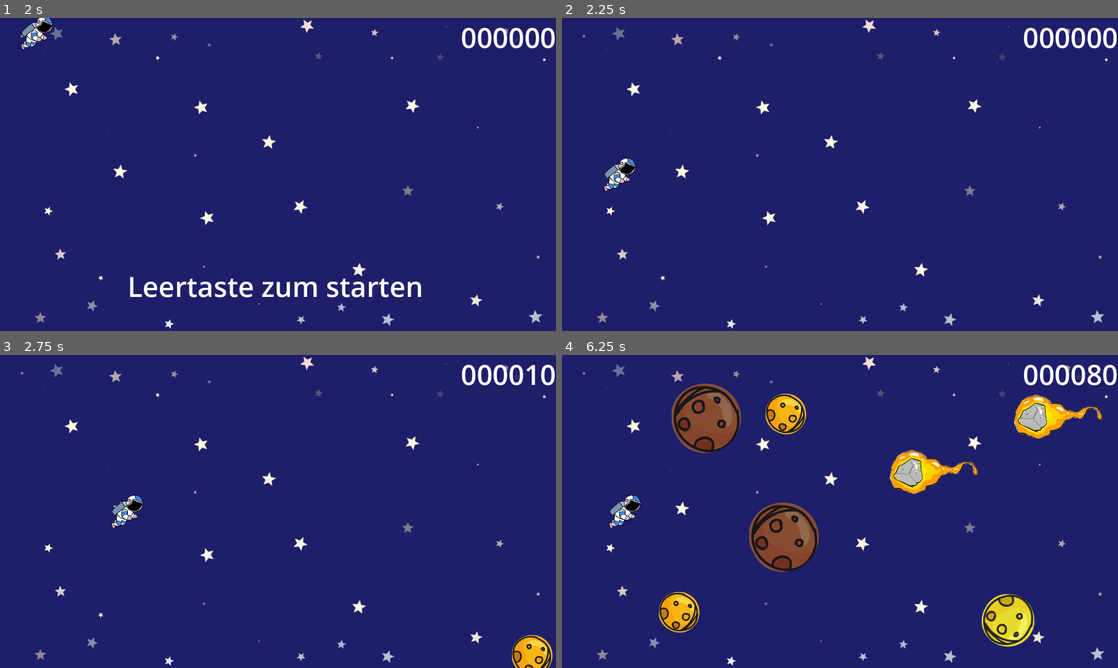
Above: before the commit, frames 1-4 (two rows, left to right).
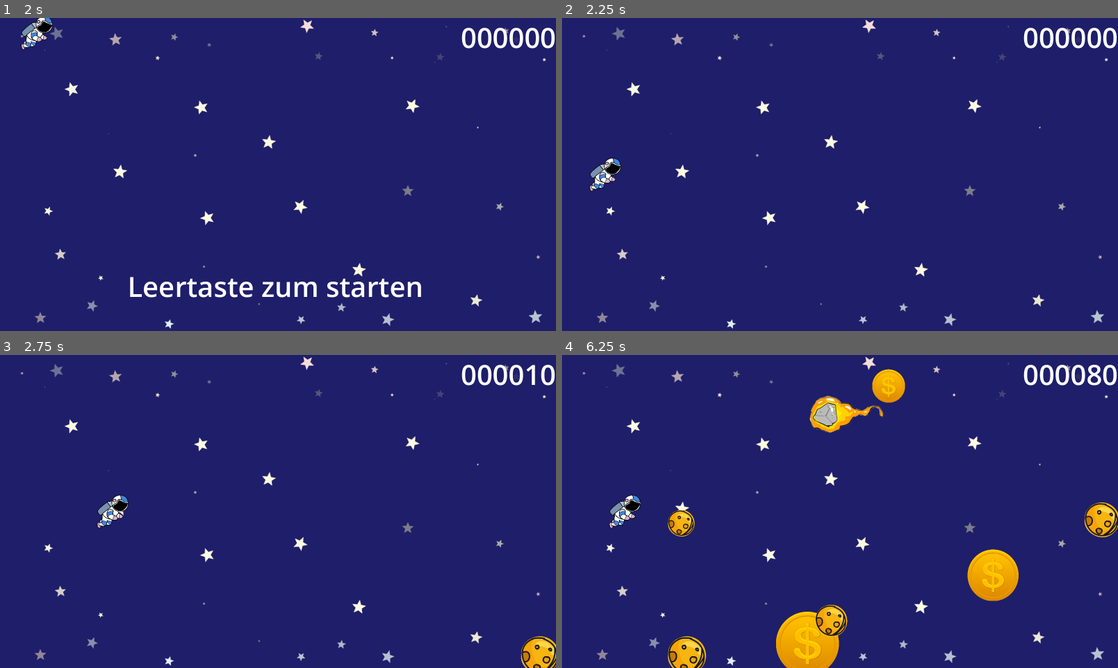
Above: after the commit, the same moments.

Repository: bronipan/Astronaut
Game: Godot game, scene res://astronaut.tscn
Two runs of this game, one before a commit and one after it. Both use one fixed random seed, a clock stepped at 60 frames per second and the inputs below.
Inputs:
- Up to frame 1 (2 s): tap Enter at 0.5 s; hold Right (rechts) 0.53-1.28 s; hold Up (rauf) 0.53-1.28 s; hold Left (links) from 1.28 s (still down); tap Down (runter) at 1.35 s
- Up to frame 2 (2.25 s): release Left (links) at 2.03 s; hold Right (rechts) from 2.03 s (still down); hold Space (space) from 2.03 s (still down)
- Up to frame 3 (2.75 s): keep holding Right (rechts); keep holding Space (space)
- Up to frame 4 (6.25 s): release Space (space) at 2.78 s; tap Up (rauf) at 2.85 s; release Right (rechts) at 3.53 s; hold Down (runter) 3.53-4.28 s; hold Left (links) 3.53-5.78 s; tap Space (space) at 4.35 s; hold Up (rauf) 5.03-5.78 s; hold Right (rechts) from 5.78 s (still down); tap Down (runter) at 5.85 s

Frame 1 is identical in both runs. In frame 2, 0.6% of the frame differs, in the area x 4-14%, y 44-56%; in frame 3, 1.2%; in frame 4, 15%, in the area x 17-100%, y 4-100%.

Commit message:
Zmensovani prekazek nahodne, nutno zmensovat rucne sprite a collisionbox

Diff:
--- a/asteroid_timer.gd
+++ b/asteroid_timer.gd
@@ -7,12 +7,24 @@
 func _on_timeout() -> void:
 	erzeugteAsteroiden+=1
 	var schwierigkeit= erzeugteAsteroiden/20
+
+	# Vytvorit duplikat nahodneho potomka v nahodnem miste
 	var a=randi_range(1,get_child_count())
 	var neuerAsteroid:RigidBody2D=get_child(a-1).duplicate()
 	neuerAsteroid.visible=true
 	neuerAsteroid.position.x=1700
 	neuerAsteroid.position.y=randi_range(20,880)
+
+	# Zmensovani objektu, nutno zmenit rucne velikost sprite i collisionshape, vsechno kruznice
+	var newScale=randf_range(0.5,1)
+	print("New object ",neuerAsteroid.name," scaled ",newScale)
+	neuerAsteroid.get_node("Sprite2D").scale*=Vector2(newScale,newScale)
+	neuerAsteroid.get_node("CollisionShape2D").shape = neuerAsteroid.get_node("CollisionShape2D").shape.duplicate()
+	neuerAsteroid.get_node("CollisionShape2D").shape.radius*=newScale
+
+	# Zmenit rodice, aby se mi nehromadily u mne
 	asteroidenfeld.add_child(neuerAsteroid)
+
 	neuerAsteroid.apply_impulse(Vector2(-randf_range(300+schwierigkeit*50,
 		600+schwierigkeit*100),0))
 	Ereignisse.emit_signal("punkte",(schwierigkeit+1)*10)
--- a/astronaut.gd
+++ b/astronaut.gd
@@ -20,6 +20,11 @@
 
 
 func _on_body_entered(body: Node2D) -> void:
+	if body.get_meta("typ") == "goldmunze":
+		Ereignisse.emit_signal("punkte",1000)
+		body.queue_free()
+		return
+
 	Ereignisse.emit_signal("gameover")
 	hide()
 	$CollisionPolygon2D.set_deferred("disabled",true)
@@ -28,4 +33,5 @@
 func _on_start():
 	show()
 	position.y= get_viewport_rect().get_center().y
+	position.x=50
 	$CollisionPolygon2D.set_deferred("disabled",false)
--- a/astronaut.tscn
+++ b/astronaut.tscn
@@ -9,6 +9,7 @@
 [ext_resource type="Texture2D" uid="uid://c5milv8hb412d" path="res://Asteroid4.png" id="7_hr6iv"]
 [ext_resource type="Texture2D" uid="uid://dma772s1kay68" path="res://Sternenhimmel.png" id="8_13l12"]
 [ext_resource type="Script" uid="uid://cpo1ymcsafui6" path="res://ereignisse.gd" id="9_8mvvu"]
+[ext_resource type="Texture2D" uid="uid://mpkq1xmg7uy7" path="res://75078-trademark-symbol-dollar-us-yellow-coin.png" id="9_a5vrh"]
 [ext_resource type="Script" uid="uid://r61hq2h7l3qe" path="res://gameover.gd" id="10_hr6iv"]
 [ext_resource type="Script" uid="uid://bfo2cjg6wwfqh" path="res://pumktzahl.gd" id="10_o40to"]
 [ext_resource type="Script" uid="uid://bahbd4t6vpure" path="res://startinfo.gd" id="11_o40to"]
@@ -20,6 +21,12 @@
 radius = 76.99
 
 [sub_resource type="CircleShape2D" id="CircleShape2D_o40to"]
+radius = 96.13
+
+[sub_resource type="CircleShape2D" id="CircleShape2D_a5vrh"]
+radius = 48.28
+
+[sub_resource type="CircleShape2D" id="CircleShape2D_k5rh3"]
 radius = 96.13
 
 [sub_resource type="SystemFont" id="SystemFont_8mvvu"]
@@ -69,19 +76,21 @@
 [node name="RigidBody2D2" type="RigidBody2D" parent="asteroidTimer"]
 visible = false
 collision_mask = 0
+metadata/typ = "asteroid"
 
 [node name="Sprite2D" type="Sprite2D" parent="asteroidTimer/RigidBody2D2"]
 position = Vector2(-128, 0)
 scale = Vector2(0.69, 0.69)
 texture = ExtResource("5_8mvvu")
 
-[node name="CollisionPolygon2D" type="CollisionShape2D" parent="asteroidTimer/RigidBody2D2"]
+[node name="CollisionShape2D" type="CollisionShape2D" parent="asteroidTimer/RigidBody2D2"]
 position = Vector2(-128, 0)
 shape = SubResource("CircleShape2D_hr6iv")
 
 [node name="RigidBody2D3" type="RigidBody2D" parent="asteroidTimer"]
 visible = false
 collision_mask = 0
+metadata/typ = "asteroid"
 
 [node name="Sprite2D" type="Sprite2D" parent="asteroidTimer/RigidBody2D3"]
 position = Vector2(-185, 0)
@@ -94,15 +103,34 @@
 
 [node name="RigidBody2D4" type="RigidBody2D" parent="asteroidTimer"]
 visible = false
+position = Vector2(-216, 0)
 collision_mask = 0
+metadata/typ = "asteroid"
 
 [node name="Sprite2D" type="Sprite2D" parent="asteroidTimer/RigidBody2D4"]
-position = Vector2(-199, 0)
+position = Vector2(-59, 0)
 texture = ExtResource("7_hr6iv")
+offset = Vector2(65, 0)
 
-[node name="CollisionPolygon2D" type="CollisionPolygon2D" parent="asteroidTimer/RigidBody2D4"]
-position = Vector2(-199, 0)
-polygon = PackedVector2Array(-110, -39, -126, 6, -114, 44, -60, 62, -27, 51, -24, 39, 6, 32, 19, 9, 43, -1, 67, 3, 86, -25, 110, -24, 115, 3, 123, 7, 113, -27, 87, -28, 57, -14, 24, -19, 9, -37, -26, -39, -36, -55, -68, -61, -95, -52)
+[node name="CollisionShape2D" type="CollisionShape2D" parent="asteroidTimer/RigidBody2D4"]
+position = Vector2(-66, 0)
+shape = SubResource("CircleShape2D_a5vrh")
+
+[node name="goldmunce" type="RigidBody2D" parent="asteroidTimer"]
+visible = false
+collision_mask = 0
+metadata/typ = "goldmunze"
+metadata/hodnota = 1000
+
+[node name="Sprite2D" type="Sprite2D" parent="asteroidTimer/goldmunce"]
+position = Vector2(-216, 3)
+scale = Vector2(0.365234, 0.369141)
+texture = ExtResource("9_a5vrh")
+
+[node name="CollisionShape2D" type="CollisionShape2D" parent="asteroidTimer/goldmunce"]
+position = Vector2(-216, 3)
+shape = SubResource("CircleShape2D_k5rh3")
+one_way_collision_margin = 0.0
 
 [node name="ereignisse" type="Node" parent="."]
 script = ExtResource("9_8mvvu")
--- a/project.godot
+++ b/project.godot
@@ -10,7 +10,7 @@
 
 [application]
 
-config/name="stick man figth"
+config/name="Astronaout flight"
 run/main_scene="uid://cs56gelx6dfnu"
 config/features=PackedStringArray("4.4", "Forward Plus")
 config/icon="res://icon.svg"
Binary file added: 75078-trademark-symbol-dollar-us-yellow-coin.png
Not shown, added: 75078-trademark-symbol-dollar-us-yellow-coin.png.import
Not shown: 1 places in astronaut.tscn that only renumber resources
